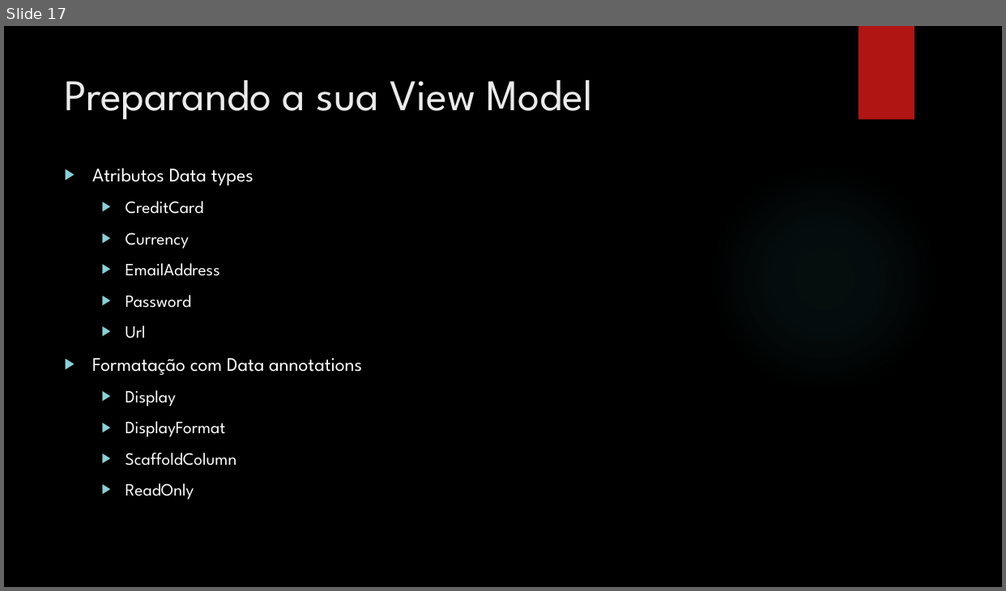
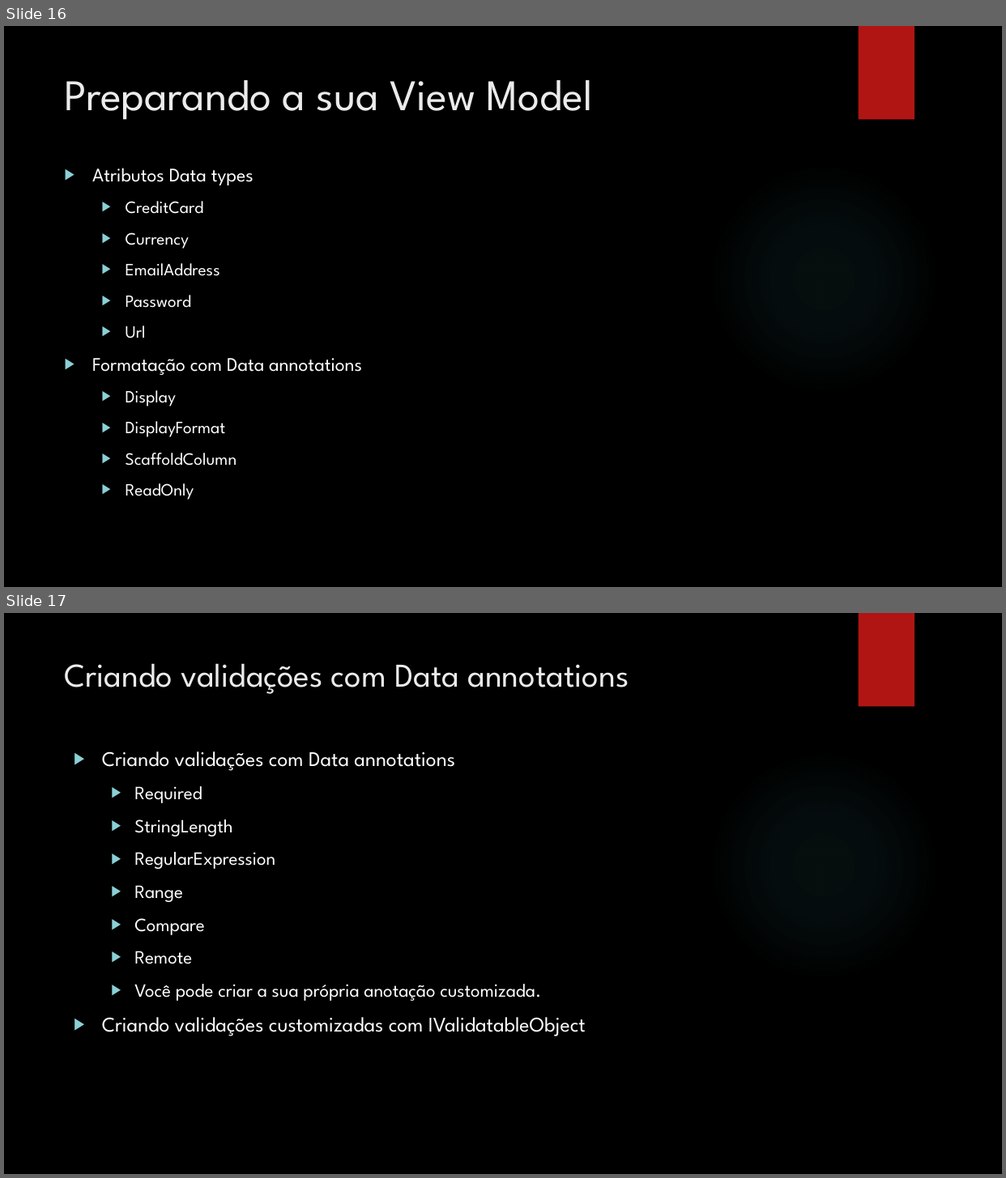
Before and after one commit to leolana/AspnetMvcLab, a slide deck: Presentation/AspNetMvc.pptx. Shown one above the other, each under a label of ours: slide 17 before the commit, slides 16 and 17 after it. The pictures are 1006x591 and 1006x1178 pixels, drawn with LibreOffice and Linux fonts; fonts in the diff are those of the drawing; background and template pictures are left out. Boxes give left, top, right and bottom in pixels: in the first picture for what was removed or moved away, otherwise in the second. Text is boxed around its words. In the diff, an @@ line names an element or a change of style, - is before the commit and + after.

```diff
--- a/Presentation/AspNetMvc.pptx
+++ b/Presentation/AspNetMvc.pptx
@@ slide 17 added at box(4, 613, 1002, 1174), background picture (left out); not listed: 2 template elements that a slide beside it also shows @@
@@ title added at box(65, 663, 629, 694), 32 pt, text #EBEBEB @@
+Criando validações com Data annotations
@@ text added at box(102, 752, 586, 1037), 18 pt, text #FFFFFF @@
+▶ Criando validações com Data annotations
+  ▶ Required
+  ▶ StringLength
+  ▶ RegularExpression
+  ▶ Range
+  ▶ Compare
+  ▶ Remote
+  ▶ Você pode criar a sua própria anotação customizada.
+▶ Criando validações customizadas com IValidatableObject
@@ what was slide 17 is now slide 16 @@
```
Also in this commit, not shown: 6 slides changed.
